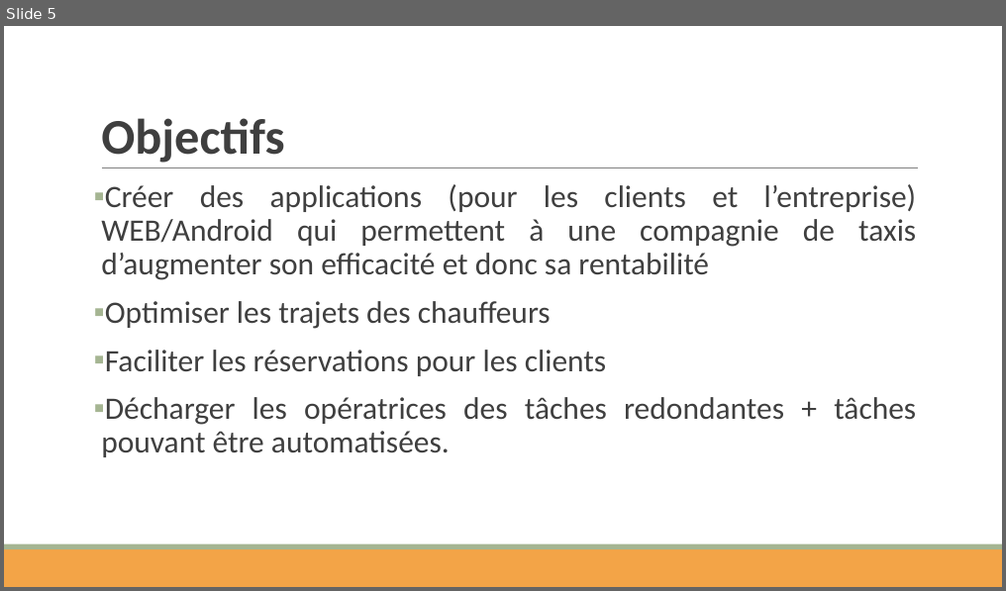
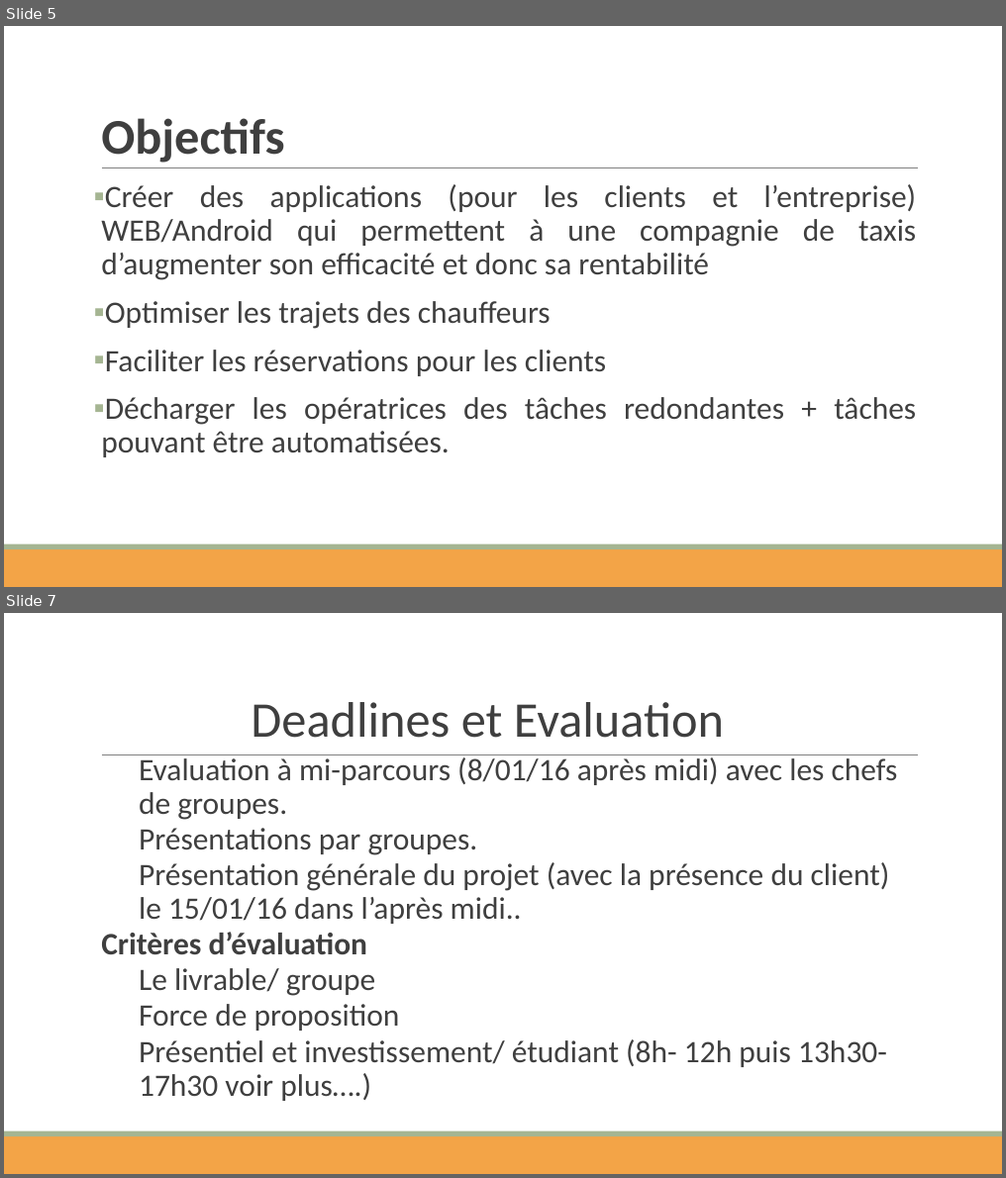
Before and after one commit to ThibaultLejaille/Documentation, a slide deck: TaxiSID_v1.pptx.pptx. Shown one above the other, each under a label of ours: slide 5 before the commit, slides 5 and 7 after it; the slides between them are not shown. The pictures are 1006x591 and 1006x1178 pixels, drawn with LibreOffice and Linux fonts; fonts in the diff are those of the drawing. Boxes give left, top, right and bottom in pixels: in the first picture for what was removed or moved away, otherwise in the second. Text is boxed around its words. In the diff, an @@ line names an element or a change of style, - is before the commit and + after.

```diff
--- a/TaxiSID_v1.pptx.pptx
+++ b/TaxiSID_v1.pptx.pptx
@@ slide 7 added at [4,613,1002,1174], background #FFFFFF; not listed: 3 template elements that a slide beside it also shows @@
@@ title added at [251,702,724,738], 48 pt, text #3F3F3F @@
+Deadlines et Evaluation
@@ text added at [101,755,898,1067], 30 pt, text #3F3F3F @@
+  Evaluation à mi-parcours (8/01/16 après midi) avec les chefs de groupes.
+  Présentations par groupes.
+  Présentation générale du projet (avec la présence du client) le 15/01/16 dans l’après midi..
+Critères d’évaluation
+  Le livrable/ groupe
+  Force de proposition
+  Présentiel et investissement/ étudiant (8h- 12h puis 13h30- 17h30 voir plus….)
```
Also in this commit, not shown: 3 slides changed.
